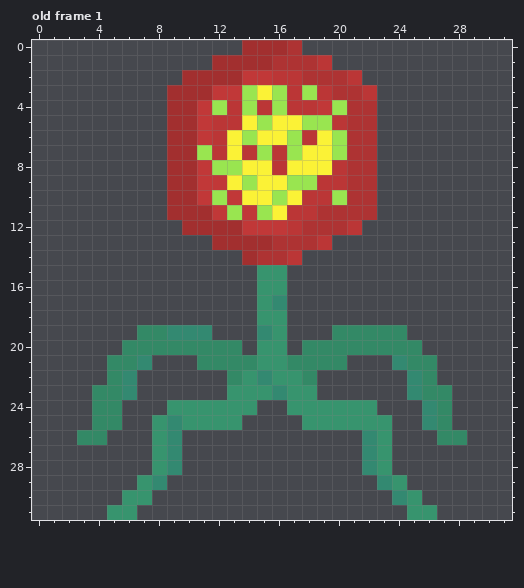
A pixel-art file gets an edit: Assets/Original sprites/Raw ase file/Enemy_V1rus_concept.aseprite. Above, as it was before the edit.
32x32 pixels, 1 frame. Shown: old frame 1. The commit also changed other frames, which this record leaves out.
Once edited:
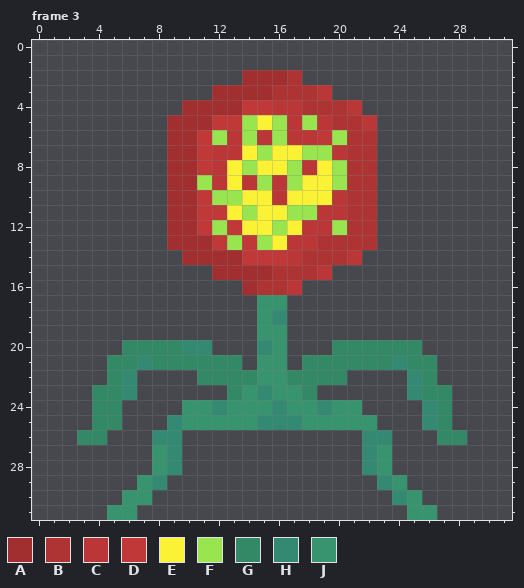
Palette (. is transparent): A #a22f2f  B #ae3333  C #bb3636  D #c13838  E #fbf236  F #99e550  G #338966  H #338971  J #37946e
A new or re-ordered frame is compared with the old frame closest to it.
The edit:
frames 1 -> 4
--- frame 3 is new; against old frame 1, layers "decoration head", "head", "legs"
@@ x 5..26 @@
- 0 .........AAAB.........
- 1 .......AAAABBBC.......
- 2 .....AAAADDCCBBBC.....
- 3 ....AAADDFEFCFCBBC....
- 4 ....AADFCFCFCCDFBB....
- 5 ....AADCCEFEEFFCBB....
- 6 ....AADCEFEEFCEFBB....
- 7 ....AAFCECFCFEEFBB....
- 8 ....AADFFEECEEECBB....
- 9 ....AADDEFEEFFCCBB....
-10 ....AADFDEEFECCFBB....
-11 ....AAADFDFECCBBBB....
-12 .....AAAADDDCBBBC.....
-13 .......AAAABBBC.......
-14 .........ABBC.........
-15 ..........JJ..........
-16 ..........JJ..........
-17 ..........JH..........
-18 ..........JJ..........
-19 ..GGHHH...HJ...GGGGG..
-20 .GGGGGGGG.JJ.GGGGGGGG.
-21 GGH...GGGGJJGGGG...HGG
-22 GH......GJHJJG......HG
-23 GH......JJJHJJ......HG
-24 G...JJJJJJ..JJJJJJ...H
-25 G..JHJJJJ....JJJJJJ..H
-26 ...JH............HJ...
+ 0 ......................
+ 1 ......................
+ 2 .........AAAB.........
+ 3 .......AAAABBBC.......
+ 4 .....AAAADDCCBBBC.....
+ 5 ....AAADDFEFCFCBBC....
+ 6 ....AADFCFCFCCDFBB....
+ 7 ....AADCCEFEEFFCBB....
+ 8 ....AADCEFEEFCEFBB....
+ 9 ....AAFCECFCFEEFBB....
+10 ....AADFFEECEEECBB....
+11 ....AADDEFEEFFCCBB....
+12 ....AADFDEEFECCFBB....
+13 ....AAADFDFECCBBBB....
+14 .....AAAADDDCBBBC.....
+15 .......AAAABBBC.......
+16 .........ABBC.........
+17 ..........JJ..........
+18 ..........JH..........
+19 ..........JJ..........
+20 .GGGGHH...HJ...GGGGGG.
+21 GGHGGGGGG.JJ.GGGGGGHGG
+22 GH....GGGGJJGGGG....HG
+23 GH......GJHJJG......HG
+24 G....JJHJJJHJJHJJ....H
+25 G...HJJJJJHHHJJJJJ...H
+26 ...HH............HH...
 27 ...JH............HJ...
